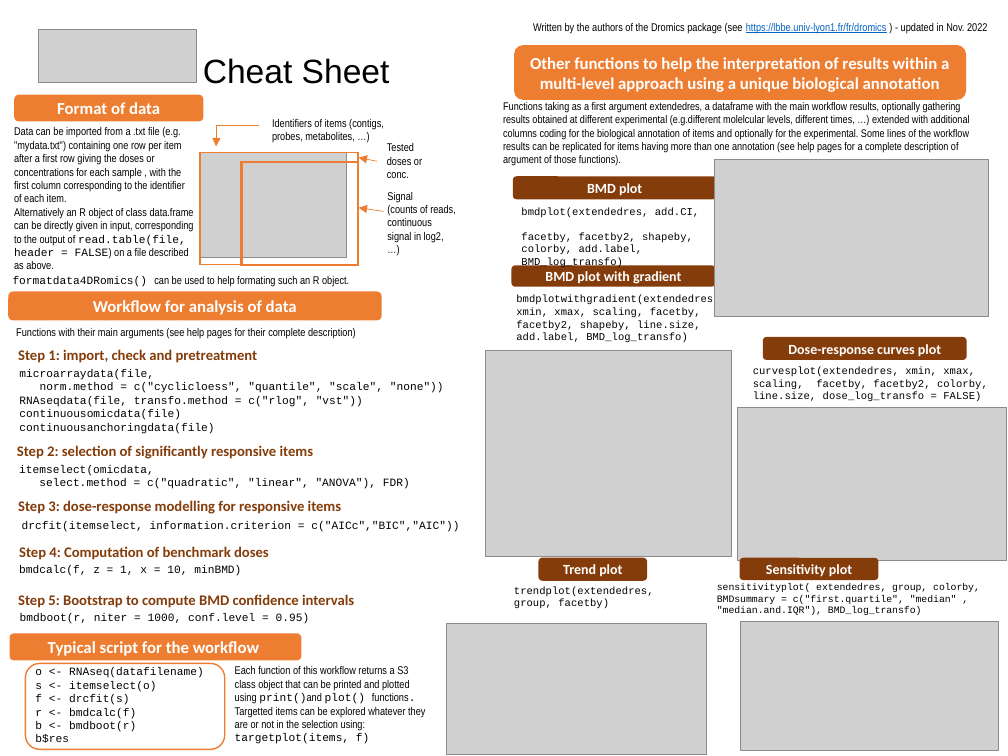
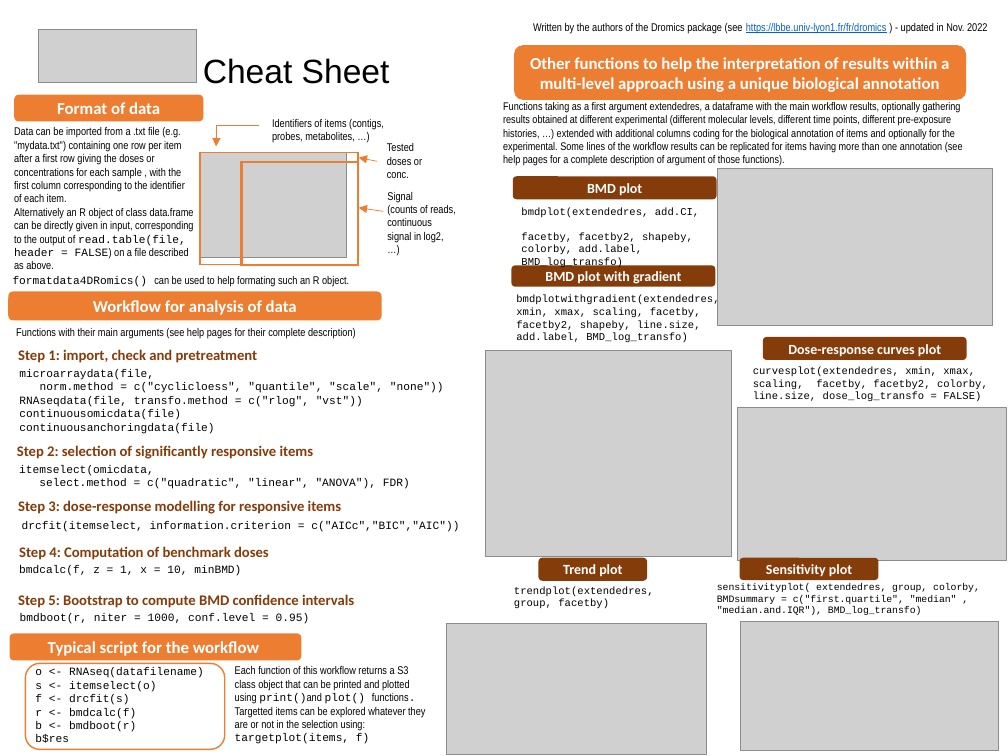
Before and after one commit to lbbe-software/DRomics, a slide deck: slide 1 of share/techdoc/DRomics_cheat_sheet.pptx. Drawn at 1008x756 pixels with LibreOffice and Linux fonts; fonts in the diff are those of the drawing; grey boxes stand for pictures. Boxes give left, top, right and bottom in pixels: in the first picture for what was removed or moved away, otherwise in the second. Text is boxed around its words. In the diff, an @@ line names an element or a change of style, - is before the commit and + after.

```diff
--- a/share/techdoc/DRomics_cheat_sheet.pptx
+++ b/share/techdoc/DRomics_cheat_sheet.pptx
@@ text at box(503, 102, 963, 166): text changed @@
-Functions taking as a first argument extendedres, a dataframe with the main workflow results, optionally gathering results obtained at different experimental (e.g.different molelcular levels, different times, …) extended with additional columns coding for the biological annotation of items and optionally for the experimental. Some lines of the workflow results can be replicated for items having more than one annotation (see help pages for a complete description of argument of those functions).
+Functions taking as a first argument extendedres, a dataframe with the main workflow results, optionally gathering results obtained at different experimental (different molecular levels, different time points, different pre-exposure histories, …) extended with additional columns coding for the biological annotation of items and optionally for the experimental. Some lines of the workflow results can be replicated for items having more than one annotation (see help pages for a complete description of argument of those functions).
@@ picture: place and size @@
-picture at box(714, 160, 989, 318)
+picture at box(718, 168, 993, 326)
```
Also in this commit, not shown: 3 other files.
